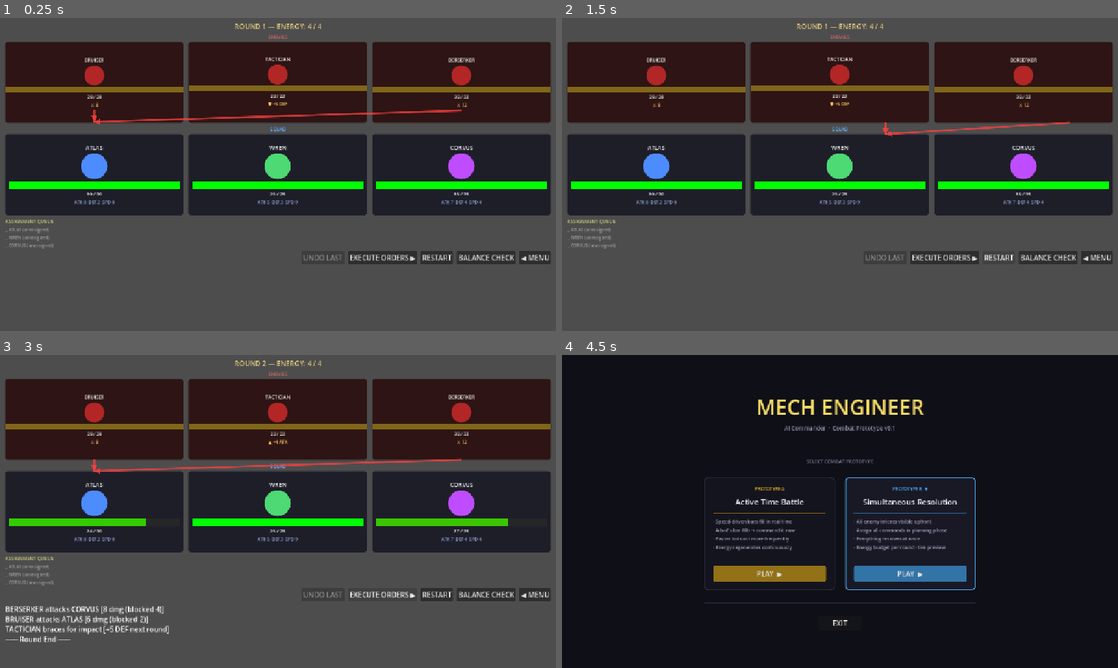
Above: before the commit, frames 1-4 (two rows, left to right).
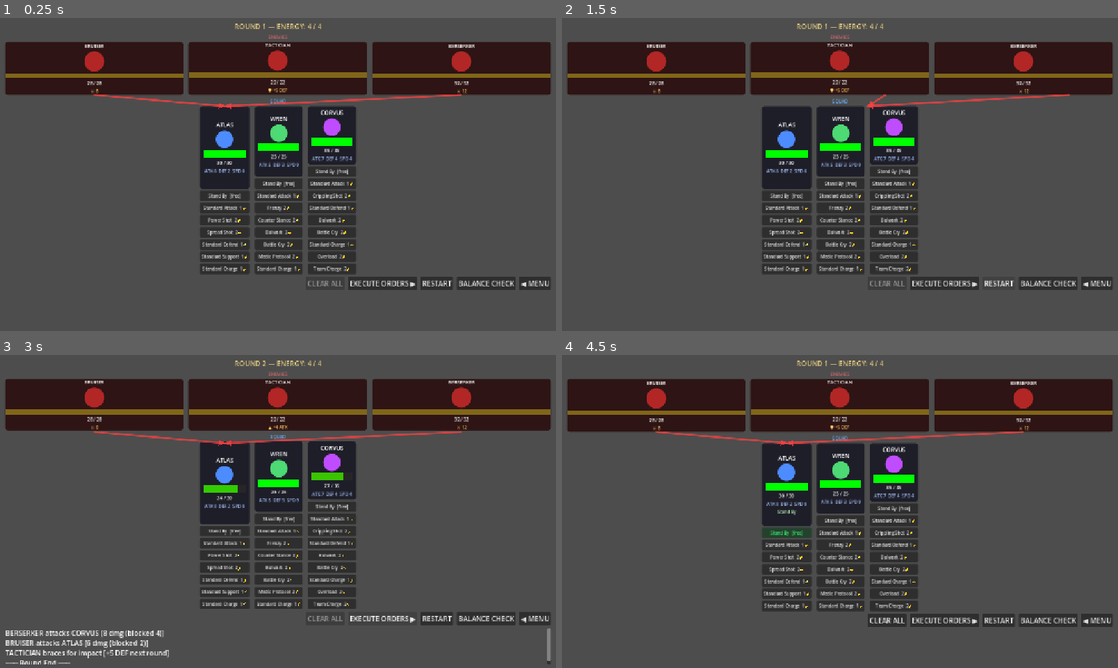
Above: after the commit, the same moments.

Repository: BrickwaII/MechEngineer
Game: Godot game, scene res://prototype_b/sim_battle.tscn
Two runs of this game, one before a commit and one after it. Both use one fixed random seed, a clock stepped at 60 frames per second and the inputs below. This scene is started directly instead of the project's main scene.
Inputs:
- Up to frame 1 (0.25 s): no input
- Up to frame 2 (1.5 s): click "RESTART" at 0.5 s; click "RESTART" at 1.25 s
- Up to frame 3 (3 s): click "RESTART" at 2 s; click "EXECUTE ORDERS ▶" at 2.75 s
- Up to frame 4 (4.5 s): click "RESTART" at 3.5 s; click "◀ MENU" (after the commit: "Stand By [free]") at 4.25 s

The runs differ from the first frame. In frame 1, 40% of the frame differs, in the area x 1-99%, y 8-87%; in frame 2, 40%; in frame 3, 41%; in frame 4, 94%, in the area x 0-100%, y 0-100%.

Commit message:
Prototype A: turn-by-turn action selection with auto-advance; Prototype B: inline skills, in-the-red energy, per-bot undo
https://claude.ai/code/session_01Hq1UEyB5oYtHBnZEzr6a3e

Diff:
--- a/prototype_b/sim_battle_ui.gd
+++ b/prototype_b/sim_battle_ui.gd
@@ -1,7 +1,7 @@
 extends Control
 
 # ── Sub-states within PLANNING ───────────────────────────────────────────────
-enum UIMode { IDLE, SELECTING_SKILL, SELECTING_TARGET, RESOLVING, BATTLE_OVER }
+enum UIMode { IDLE, SELECTING_TARGET, RESOLVING, BATTLE_OVER }
 
 var ui_mode: UIMode = UIMode.IDLE
 
@@ -14,14 +14,18 @@
 
 var _selected_bot: BotData = null
 var _pending_skill: SkillData = null
+
+# Bot ID (String) → Dictionary of { skill_name (String) → Button }
+var _skill_buttons: Dictionary = {}
+
+# Stand-by skill (free, no energy cost)
+var _stand_by_skill: SkillData
 
 # ── UI elements ──────────────────────────────────────────────────────────────
 var _header_label: Label
 var _bot_row: HBoxContainer
 var _enemy_row: HBoxContainer
 var _arrow_layer: ArrowLayer
-var _skill_panel: SkillPanel
-var _queue_ui: AssignmentQueueUI
 var _log: RichTextLabel
 var _undo_btn: Button
 var _execute_btn: Button
@@ -31,9 +35,21 @@
 
 func _ready() -> void:
 	set_anchors_and_offsets_preset(Control.PRESET_FULL_RECT)
+	_stand_by_skill = _make_stand_by_skill()
 	_build_ui()
 	_start_battle()
 	get_viewport().size_changed.connect(func() -> void: call_deferred("_redraw_arrows"))
+
+func _make_stand_by_skill() -> SkillData:
+	var s := SkillData.new()
+	s.skill_name = "Stand By"
+	s.command_type = "defend"
+	s.energy_cost = 0
+	s.multiplier = 0.0
+	s.target_type = "self"
+	s.effect_type = "buff"
+	s.effect_value = 0.0
+	return s
 
 func _start_battle() -> void:
 	var bots := _create_bots()
@@ -169,21 +185,6 @@
 	_bot_row.add_theme_constant_override("separation", 12)
 	bot_section.add_child(_bot_row)
 
-	# ── Middle area: skill panel + queue ────────────────────────────────────
-	var mid := HBoxContainer.new()
-	mid.add_theme_constant_override("separation", 8)
-	root.add_child(mid)
-
-	_skill_panel = SkillPanel.new()
-	_skill_panel.size_flags_horizontal = Control.SIZE_EXPAND_FILL
-	_skill_panel.visible = false
-	_skill_panel.skill_chosen.connect(_on_skill_chosen)
-	mid.add_child(_skill_panel)
-
-	_queue_ui = AssignmentQueueUI.new()
-	_queue_ui.size_flags_horizontal = Control.SIZE_EXPAND_FILL
-	mid.add_child(_queue_ui)
-
 	# ── Status and controls row ──────────────────────────────────────────────
 	var ctrl_row := HBoxContainer.new()
 	ctrl_row.add_theme_constant_override("separation", 8)
@@ -196,8 +197,8 @@
 	ctrl_row.add_child(_status_label)
 
 	_undo_btn = Button.new()
-	_undo_btn.text = "UNDO LAST"
-	_undo_btn.pressed.connect(_on_undo_pressed)
+	_undo_btn.text = "CLEAR ALL"
+	_undo_btn.pressed.connect(_on_clear_all_pressed)
 	ctrl_row.add_child(_undo_btn)
 
 	_execute_btn = Button.new()
@@ -244,13 +245,21 @@
 		child.queue_free()
 	_bot_cards.clear()
 	_enemy_cards.clear()
+	_skill_buttons.clear()
 
 	for bot: BotData in bots:
+		var col := VBoxContainer.new()
+		col.alignment = BoxContainer.ALIGNMENT_CENTER
+		col.add_theme_constant_override("separation", 4)
+		_bot_row.add_child(col)
+
 		var card := BotCard.new()
-		_bot_row.add_child(card)
-		card.setup(bot, 60, false)
+		col.add_child(card)
+		card.setup(bot, 40, false)
 		card.card_clicked.connect(_on_bot_card_clicked)
 		_bot_cards[bot.id] = card
+
+		_build_skill_grid(bot, col)
 
 	for e: EnemyData in enemies:
 		var card := EnemyCard.new()
@@ -259,18 +268,109 @@
 		card.card_clicked.connect(_on_enemy_card_clicked)
 		_enemy_cards[e.id] = card
 
-# ── Event handlers from SimBattle ────────────────────────────────────────────
-
-func _on_planning_started(round: int) -> void:
+func _build_skill_grid(bot: BotData, parent: VBoxContainer) -> void:
+	var btn_map: Dictionary = {}
+
+	# Stand By first (always free)
+	var sb_btn := _make_skill_button(bot, _stand_by_skill)
+	parent.add_child(sb_btn)
+	btn_map[_stand_by_skill.skill_name] = sb_btn
+
+	# Skills from skill_slots in order: attack, defend, support, charge
+	var cmd_order: Array[String] = ["attack", "defend", "support", "charge"]
+	for cmd_type in cmd_order:
+		if not bot.skill_slots.has(cmd_type):
+			continue
+		var slots: Variant = bot.skill_slots[cmd_type]
+		if not slots is Array:
+			continue
+		for skill: SkillData in (slots as Array):
+			var btn := _make_skill_button(bot, skill)
+			parent.add_child(btn)
+			btn_map[skill.skill_name] = btn
+
+	_skill_buttons[bot.id] = btn_map
+
+func _make_skill_button(bot: BotData, skill: SkillData) -> Button:
+	var btn := Button.new()
+	if skill.energy_cost == 0:
+		btn.text = "%s  [free]" % skill.skill_name
+	else:
+		btn.text = "%s  %d⚡" % [skill.skill_name, skill.energy_cost]
+	btn.add_theme_font_size_override("font_size", 10)
+	btn.custom_minimum_size = Vector2(0, 24)
+	btn.size_flags_horizontal = Control.SIZE_EXPAND_FILL
+	var captured_bot: BotData = bot
+	var captured_skill: SkillData = skill
+	btn.pressed.connect(func() -> void: _on_skill_button_pressed(captured_bot, captured_skill))
+	return btn
+
+func _on_skill_button_pressed(bot: BotData, skill: SkillData) -> void:
+	if ui_mode == UIMode.RESOLVING or ui_mode == UIMode.BATTLE_OVER:
+		return
+
+	# If same skill already assigned to this bot, undo it
+	if _sim.assignments.has(bot.id):
+		var a: Dictionary = _sim.assignments[bot.id]
+		var assigned_skill: SkillData = a["skill"] as SkillData
+		if assigned_skill.skill_name == skill.skill_name:
+			_sim.undo_assignment(bot.id)
+			ui_mode = UIMode.IDLE
+			_selected_bot = null
+			_pending_skill = null
+			_set_all_highlights(false)
+			_update_status("")
+			return
+
+	# Cancel any active target selection
+	_set_all_highlights(false)
 	ui_mode = UIMode.IDLE
 	_selected_bot = null
 	_pending_skill = null
-	_skill_panel.visible = false
+
+	_selected_bot = bot
+	_pending_skill = skill
+
+	match skill.target_type:
+		"self", "all_enemies", "all_allies", "random_enemy":
+			_confirm_assignment(bot, skill, null)
+		"single_enemy":
+			ui_mode = UIMode.SELECTING_TARGET
+			_highlight_all_enemies(true)
+			_update_status("Select a target for %s" % skill.skill_name)
+		"single_ally":
+			ui_mode = UIMode.SELECTING_TARGET
+			_highlight_all_bots(true)
+			_update_status("Select an ally for %s" % skill.skill_name)
+
+func _update_skill_buttons() -> void:
+	for bot: BotData in _sim.bots:
+		if not _skill_buttons.has(bot.id):
+			continue
+		var btn_map: Dictionary = _skill_buttons[bot.id]
+		var assigned_skill_name: String = ""
+		if _sim.assignments.has(bot.id):
+			var a: Dictionary = _sim.assignments[bot.id]
+			assigned_skill_name = (a["skill"] as SkillData).skill_name
+
+		for skill_name in btn_map:
+			var btn: Button = btn_map[skill_name] as Button
+			if skill_name == assigned_skill_name:
+				btn.modulate = Color(0.2, 1.0, 0.45)
+			else:
+				btn.modulate = Color.WHITE
+
+# ── Event handlers from SimBattle ────────────────────────────────────────────
+
+func _on_planning_started(_round: int) -> void:
+	ui_mode = UIMode.IDLE
+	_selected_bot = null
+	_pending_skill = null
 	_update_header()
 	_refresh_all_cards()
 	call_deferred("_redraw_arrows")  # defer so layout is settled
 	_update_controls()
-	_queue_ui.refresh(_sim.bots, {})
+	_update_skill_buttons()
 
 func _on_assignment_changed() -> void:
 	_update_header()
@@ -278,12 +378,10 @@
 	_refresh_all_cards()
 	_update_previews()
 	_redraw_arrows()
-	var updated_assignments := _assignments_with_previews()
-	_queue_ui.refresh(_sim.bots, updated_assignments)
+	_update_skill_buttons()
 
 func _on_resolution_started() -> void:
 	ui_mode = UIMode.RESOLVING
-	_skill_panel.visible = false
 	_set_all_highlights(false)
 	_update_controls()
 
@@ -298,7 +396,6 @@
 
 func _on_battle_over(player_won: bool) -> void:
 	ui_mode = UIMode.BATTLE_OVER
-	_skill_panel.visible = false
 	_update_controls()
 	var msg := "\n★ VICTORY — enemies eliminated ★\n" if player_won \
 		else "\n✕ DEFEAT — all bots destroyed ✕\n"
@@ -307,77 +404,31 @@
 # ── Bot / enemy card click handlers ──────────────────────────────────────────
 
 func _on_bot_card_clicked(bot: BotData) -> void:
-	match ui_mode:
-		UIMode.IDLE, UIMode.SELECTING_SKILL:
-			if _sim.assignments.has(bot.id):
-				return  # already assigned
-			_selected_bot = bot
-			ui_mode = UIMode.SELECTING_SKILL
-			_skill_panel.populate(bot, _sim.energy_remaining)
-			_skill_panel.visible = true
-			_set_all_highlights(false)
-			_highlight_card(bot, true)
-			_update_status("Select a skill for %s" % bot.bot_name)
-
-		UIMode.SELECTING_TARGET:
-			# Selecting an ally as target
-			if _pending_skill != null and \
-					_pending_skill.target_type in ["single_ally", "single_enemy"]:
-				if _pending_skill.target_type == "single_ally":
-					_confirm_assignment(_selected_bot, _pending_skill, bot)
+	if ui_mode == UIMode.SELECTING_TARGET:
+		# Selecting an ally as target
+		if _pending_skill != null and _pending_skill.target_type == "single_ally":
+			_confirm_assignment(_selected_bot, _pending_skill, bot)
 
 func _on_enemy_card_clicked(enemy: EnemyData) -> void:
 	if ui_mode == UIMode.SELECTING_TARGET and _pending_skill != null:
 		if _pending_skill.target_type in ["single_enemy", "random_enemy"]:
 			_confirm_assignment(_selected_bot, _pending_skill, enemy)
 
-func _on_skill_chosen(skill: SkillData) -> void:
-	if _selected_bot == null:
-		return
-	_pending_skill = skill
-
-	match skill.target_type:
-		"self", "all_enemies", "all_allies":
-			_confirm_assignment(_selected_bot, skill, null)
-
-		"single_enemy":
-			ui_mode = UIMode.SELECTING_TARGET
-			_skill_panel.visible = false
-			_set_all_highlights(false)
-			_highlight_all_enemies(true)
-			_update_status("Select a target for %s" % skill.skill_name)
-
-		"single_ally":
-			ui_mode = UIMode.SELECTING_TARGET
-			_skill_panel.visible = false
-			_set_all_highlights(false)
-			_highlight_all_bots(true)
-			_update_status("Select an ally for %s" % skill.skill_name)
-
-		"random_enemy":
-			# Auto-confirm, target resolved at resolution time
-			_confirm_assignment(_selected_bot, skill, null)
-
-func _confirm_assignment(bot: BotData, skill: SkillData, target) -> void:
-	var ok := _sim.make_assignment(bot, skill, target)
-	if ok:
-		_selected_bot = null
-		_pending_skill = null
-		ui_mode = UIMode.IDLE
-		_skill_panel.visible = false
-		_set_all_highlights(false)
-		_update_status("")
-	else:
-		_update_status("Cannot assign — check energy or already assigned")
-
-# ── Button handlers ───────────────────────────────────────────────────────────
-
-func _on_undo_pressed() -> void:
-	_sim.undo_last_assignment()
+func _confirm_assignment(bot: BotData, skill: SkillData, target: Variant) -> void:
+	_sim.make_assignment(bot, skill, target)
 	_selected_bot = null
 	_pending_skill = null
 	ui_mode = UIMode.IDLE
-	_skill_panel.visible = false
+	_set_all_highlights(false)
+	_update_status("")
+
+# ── Button handlers ───────────────────────────────────────────────────────────
+
+func _on_clear_all_pressed() -> void:
+	_sim.clear_assignments()
+	_selected_bot = null
+	_pending_skill = null
+	ui_mode = UIMode.IDLE
 	_set_all_highlights(false)
 	_update_status("")
 
@@ -406,6 +457,7 @@
 		child.queue_free()
 	_bot_cards.clear()
 	_enemy_cards.clear()
+	_skill_buttons.clear()
 	if _sim:
 		_sim.queue_free()
 	_start_battle()
@@ -413,15 +465,30 @@
 # ── Display helpers ───────────────────────────────────────────────────────────
 
 func _update_header() -> void:
-	_header_label.text = "ROUND %d — ENERGY: %d / %d" % [
-		_sim.current_round, _sim.energy_remaining, SimBattle.ENERGY_BUDGET]
+	var energy_color: Color
+	var over_budget := _sim.energy_remaining < 0
+	if over_budget:
+		energy_color = Color(1.0, 0.3, 0.3)
+	else:
+		energy_color = Color(0.9, 0.8, 0.5)
+	_header_label.add_theme_color_override("font_color", energy_color)
+
+	var budget_tag := " [OVER BUDGET]" if over_budget else ""
+	_header_label.text = "ROUND %d — ENERGY: %d / %d%s" % [
+		_sim.current_round, _sim.energy_remaining, SimBattle.ENERGY_BUDGET, budget_tag]
 
 func _update_controls() -> void:
 	var is_planning := _sim.state == SimBattle.State.PLANNING
 	var is_over := ui_mode == UIMode.BATTLE_OVER
+	var over_budget := _sim.energy_remaining < 0
 	_undo_btn.disabled = not is_planning or _sim.assignments.is_empty()
-	_execute_btn.disabled = not is_planning or is_over
-	_execute_btn.text = "EXECUTE ORDERS ▶" if is_planning else "RESOLVING..."
+	_execute_btn.disabled = not is_planning or is_over or over_budget
+	if over_budget:
+		_execute_btn.text = "OVER BUDGET"
+	elif is_planning:
+		_execute_btn.text = "EXECUTE ORDERS ▶"
+	else:
+		_execute_btn.text = "RESOLVING..."
 
 func _update_status(msg: String) -> void:
 	_status_label.text = msg
@@ -445,7 +512,6 @@
 
 	var result := LivePreviewSystem.compute(_sim.bots, _sim.enemies, _sim.assignments)
 	var outgoing: Dictionary = result["outgoing"]
-	var incoming: Dictionary = result["incoming"]
 
 	for e: EnemyData in _sim.enemies:
 		var dmg: int = outgoing.get(e.id, 0)
@@ -453,24 +519,6 @@
 		if card:
 			card.show_outgoing_preview(dmg)
 
-	# Show incoming on bot cards via their assignment label area
-	for bot: BotData in _sim.bots:
-		var dmg: int = incoming.get(bot.id, 0)
-		var card: BotCard = _bot_cards.get(bot.id)
-		if card and dmg > 0:
-			# Reuse the assignment label slot temporarily
-			# (only shown if bot has no skill assignment)
-			pass  # Incoming preview visible in log; full bar overlay is phase 4
-
-func _assignments_with_previews() -> Dictionary:
-	var result := LivePreviewSystem.compute(_sim.bots, _sim.enemies, _sim.assignments)
-	var previews: Dictionary = result["assignment_previews"]
-	var out := _sim.assignments.duplicate()
-	for bot_id in previews:
-		if out.has(bot_id):
-			out[bot_id]["preview_dmg"] = previews[bot_id]
-	return out
-
 func _redraw_arrows() -> void:
 	_arrow_layer.clear_all()
 	if _sim.state != SimBattle.State.PLANNING:
@@ -505,7 +553,7 @@
 		if not _sim.assignments.has(bot.id):
 			continue
 		var a: Dictionary = _sim.assignments[bot.id]
-		var skill: SkillData = a["skill"]
+		var skill: SkillData = a["skill"] as SkillData
 		var target: Variant = a.get("target", null)
 		if target == null:
 			continue
@@ -537,13 +585,13 @@
 	if alive.is_empty():
 		return null
 	if intent.target_resolution == "weakest":
-		var w: BotData = alive[0]
+		var w: BotData = alive[0] as BotData
 		for b: BotData in alive:
 			if b.current_hp < w.current_hp:
 				w = b
 		return w
 	# For random intents show first alive as placeholder
-	return alive[0]
+	return alive[0] as BotData
 
 func _set_all_highlights(on: bool) -> void:
 	for card: BotCard in _bot_cards.values():
